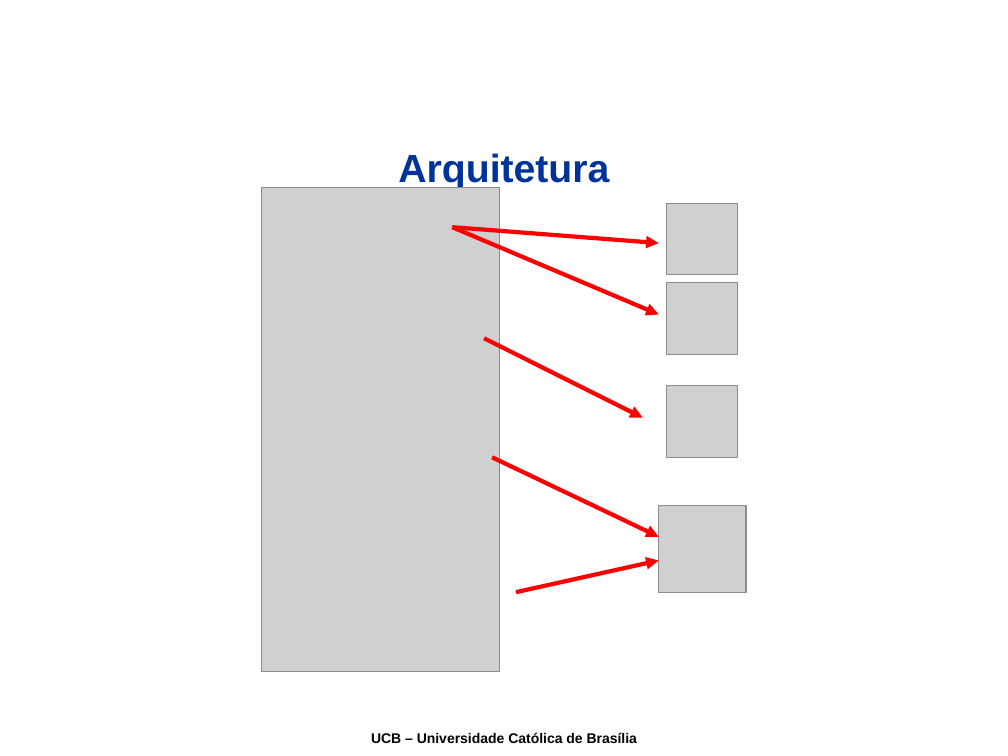
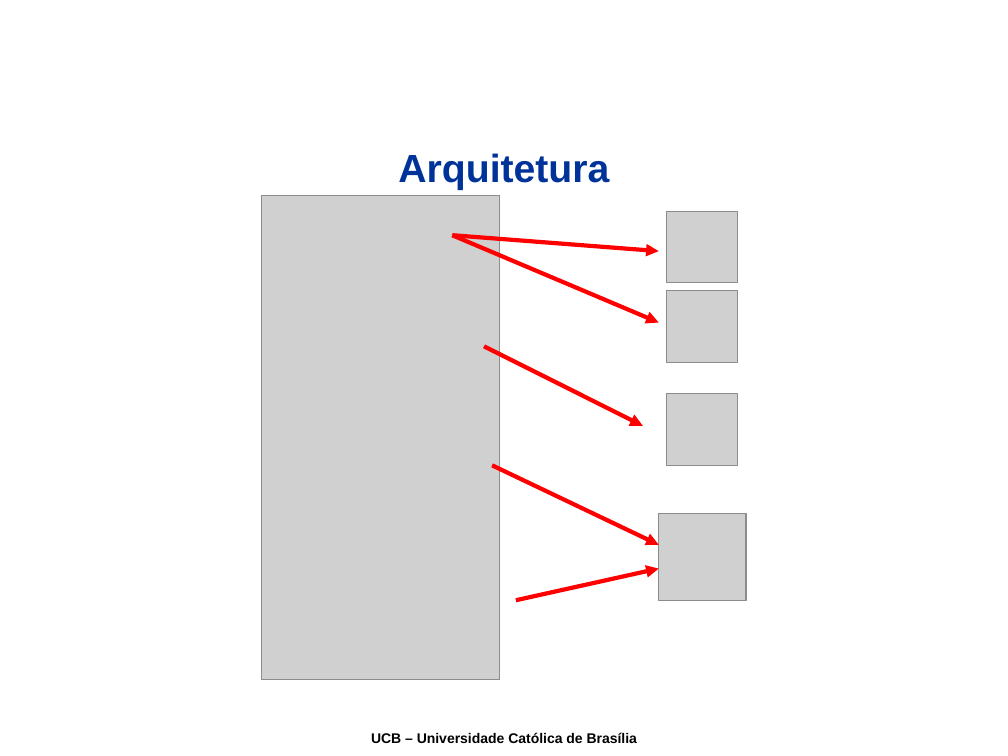
Before and after one commit to joaogabriel/webdatamodeling, a slide deck: slide 10 of docs/08-Apresentacao/Apresentação.ppt. Drawn at 1008x756 pixels with LibreOffice and Linux fonts; fonts in the diff are those of the drawing; grey boxes stand for pictures; background and template pictures are left out. Boxes give left, top, right and bottom in pixels: in the first picture for what was removed or moved away, otherwise in the second. Text is boxed around its words. In the diff, an @@ line names an element or a change of style, - is before the commit and + after.

```diff
--- a/docs/08-Apresentacao/Apresentação.ppt
+++ b/docs/08-Apresentacao/Apresentação.ppt
@@ 5 pictures, 5 arrows moved together from (x1=262, y1=187, x2=746, y2=671) to (x1=262, y1=196, x2=746, y2=679) @@
```
Also in this commit, not shown: 6 other slides changed, 2 slides added.
